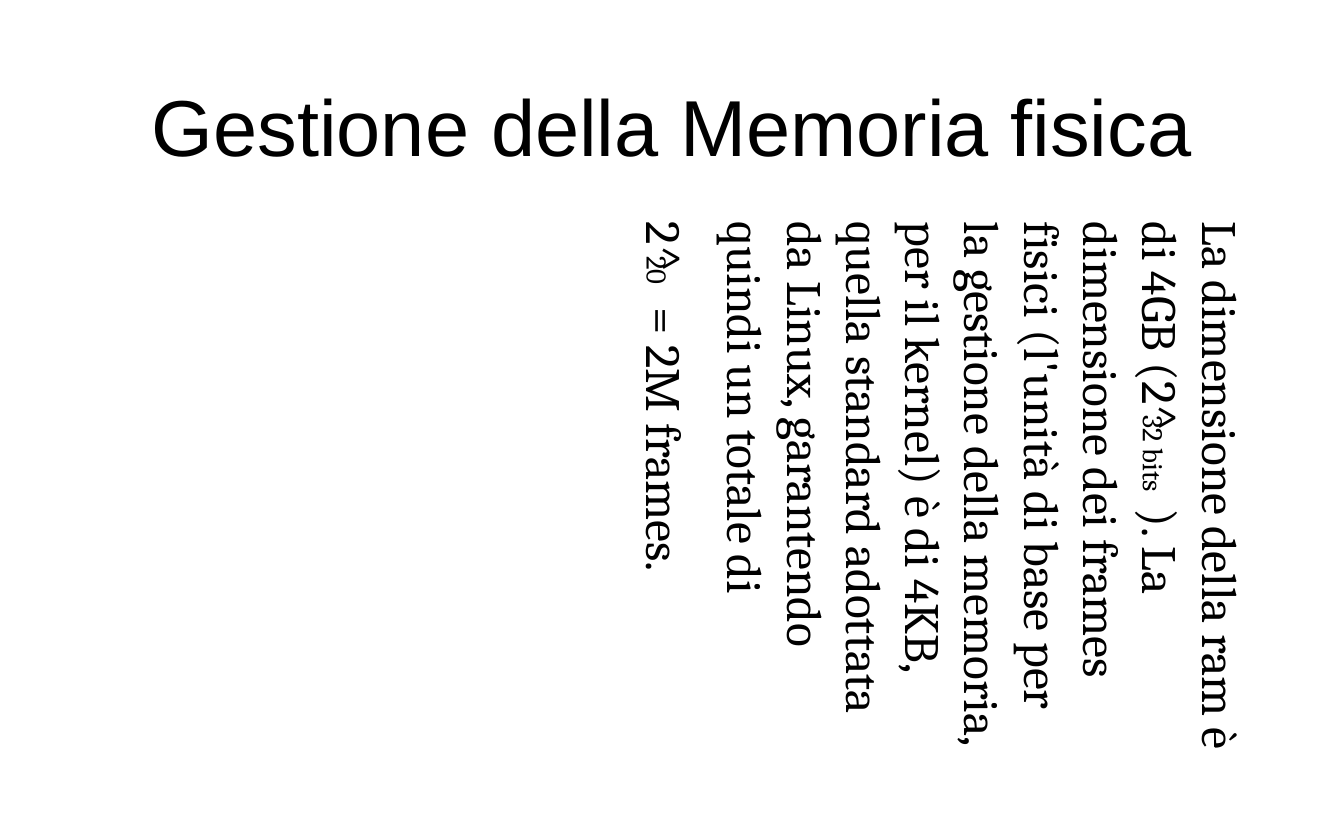
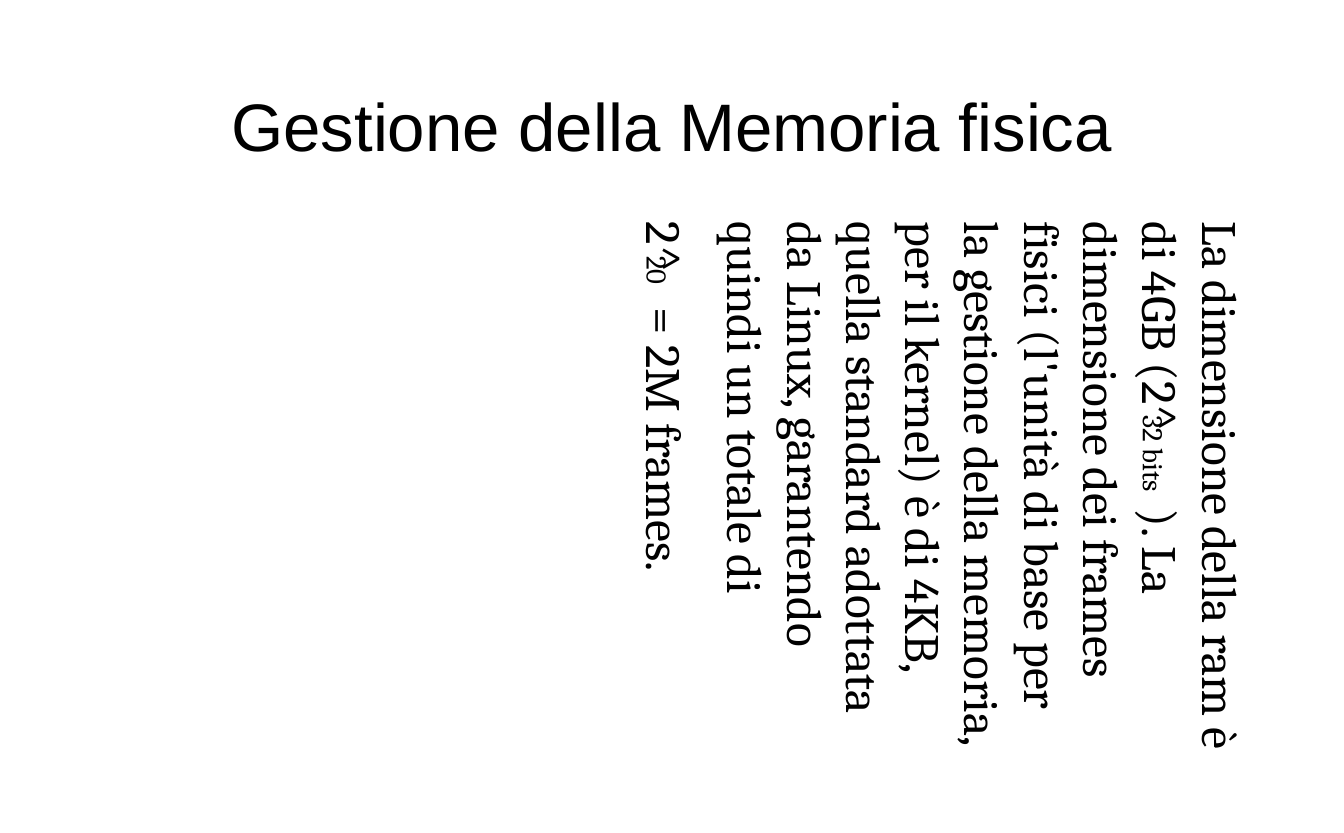
Before and after one commit to ProgrammazioneDiSistema2023-IA-ZZ/Group04, a slide deck: slide 5 of MentOS - Gestione Memoria.odp. Drawn at 1344x833 pixels with LibreOffice and Linux fonts; fonts in the diff are those of the drawing. Boxes give left, top, right and bottom in pixels: in the first picture for what was removed or moved away, otherwise in the second. Text is boxed around its words. In the diff, an @@ line names an element or a change of style, - is before the commit and + after.

```diff
--- a/MentOS - Gestione Memoria.odp
+++ b/MentOS - Gestione Memoria.odp
@@ title "Gestione della Memoria fisica" at (x1=231, y1=102, x2=1112, y2=152): size 56.7 to 48 pt @@
```
Also in this commit, not shown: 13 other slides changed, 10 slides added.
